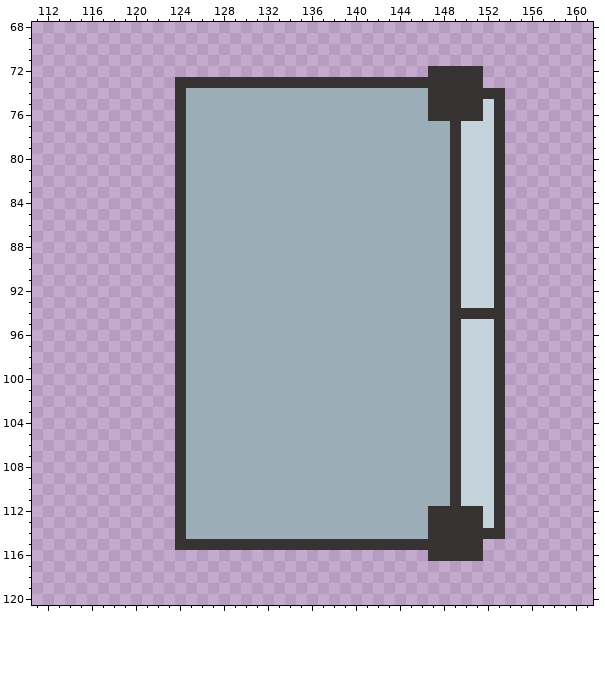
Edited in one commit: pixel-art file (Assets/Scenes/Fridge 1.ase). Above: the version before the commit.
280x200 pixels, 1 frame. Shown: x 111..161, y 68..120. The old version is drawn lined up with the new one.
Now the later version:
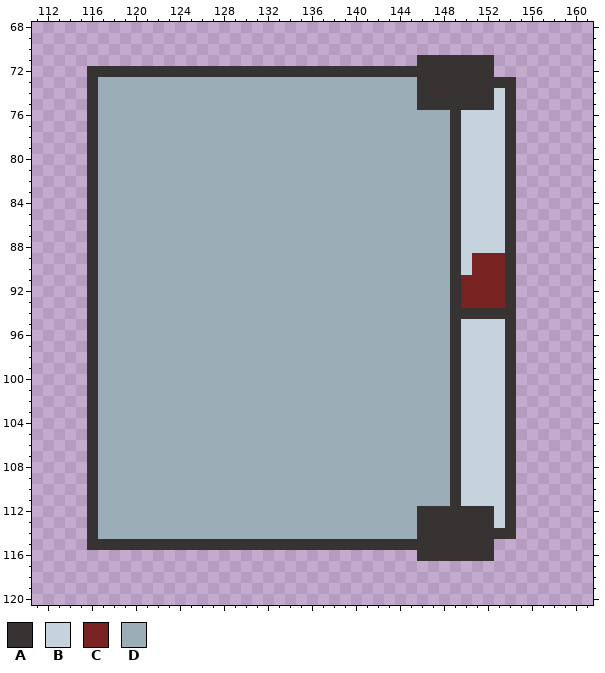
Palette (. is transparent): A #373333  B #c5d3dc  C #782222  D #9badb7
Edits made:
whole drawing moved by +48,+25 (the old picture is shown already moved)
@@ x 111..161 @@
  70 ...................................................
- 71 ...................................................
- 72 ....................................AAAAA..........
- 73 .............AAAAAAAAAAAAAAAAAAAAAAAAAAAA..........
- 74 .............ADDDDDDDDDDDDDDDDDDDDDDAAAAAAA........
- 75 .............ADDDDDDDDDDDDDDDDDDDDDDAAAAABA........
- 76 .............ADDDDDDDDDDDDDDDDDDDDDDAAAAABA........
- 77 .............ADDDDDDDDDDDDDDDDDDDDDDDDABBBA........
- 78 .............ADDDDDDDDDDDDDDDDDDDDDDDDABBBA........
- 79 .............ADDDDDDDDDDDDDDDDDDDDDDDDABBBA........
- 80 .............ADDDDDDDDDDDDDDDDDDDDDDDDABBBA........
- 81 .............ADDDDDDDDDDDDDDDDDDDDDDDDABBBA........
- 82 .............ADDDDDDDDDDDDDDDDDDDDDDDDABBBA........
- 83 .............ADDDDDDDDDDDDDDDDDDDDDDDDABBBA........
- 84 .............ADDDDDDDDDDDDDDDDDDDDDDDDABBBA........
- 85 .............ADDDDDDDDDDDDDDDDDDDDDDDDABBBA........
- 86 .............ADDDDDDDDDDDDDDDDDDDDDDDDABBBA........
- 87 .............ADDDDDDDDDDDDDDDDDDDDDDDDABBBA........
- 88 .............ADDDDDDDDDDDDDDDDDDDDDDDDABBBA........
- 89 .............ADDDDDDDDDDDDDDDDDDDDDDDDABBBA........
- 90 .............ADDDDDDDDDDDDDDDDDDDDDDDDABBBA........
- 91 .............ADDDDDDDDDDDDDDDDDDDDDDDDABBBA........
- 92 .............ADDDDDDDDDDDDDDDDDDDDDDDDABBBA........
- 93 .............ADDDDDDDDDDDDDDDDDDDDDDDDABBBA........
- 94 .............ADDDDDDDDDDDDDDDDDDDDDDDDAAAAA........
- 95 .............ADDDDDDDDDDDDDDDDDDDDDDDDABBBA........
- 96 .............ADDDDDDDDDDDDDDDDDDDDDDDDABBBA........
- 97 .............ADDDDDDDDDDDDDDDDDDDDDDDDABBBA........
- 98 .............ADDDDDDDDDDDDDDDDDDDDDDDDABBBA........
- 99 .............ADDDDDDDDDDDDDDDDDDDDDDDDABBBA........
-100 .............ADDDDDDDDDDDDDDDDDDDDDDDDABBBA........
-101 .............ADDDDDDDDDDDDDDDDDDDDDDDDABBBA........
-102 .............ADDDDDDDDDDDDDDDDDDDDDDDDABBBA........
-103 .............ADDDDDDDDDDDDDDDDDDDDDDDDABBBA........
-104 .............ADDDDDDDDDDDDDDDDDDDDDDDDABBBA........
-105 .............ADDDDDDDDDDDDDDDDDDDDDDDDABBBA........
-106 .............ADDDDDDDDDDDDDDDDDDDDDDDDABBBA........
-107 .............ADDDDDDDDDDDDDDDDDDDDDDDDABBBA........
-108 .............ADDDDDDDDDDDDDDDDDDDDDDDDABBBA........
-109 .............ADDDDDDDDDDDDDDDDDDDDDDDDABBBA........
-110 .............ADDDDDDDDDDDDDDDDDDDDDDDDABBBA........
-111 .............ADDDDDDDDDDDDDDDDDDDDDDDDABBBA........
-112 .............ADDDDDDDDDDDDDDDDDDDDDDAAAAABA........
-113 .............ADDDDDDDDDDDDDDDDDDDDDDAAAAABA........
-114 .............ADDDDDDDDDDDDDDDDDDDDDDAAAAAAA........
-115 .............AAAAAAAAAAAAAAAAAAAAAAAAAAAA..........
-116 ....................................AAAAA..........
+ 71 ...................................AAAAAAA.........
+ 72 .....AAAAAAAAAAAAAAAAAAAAAAAAAAAAAAAAAAAAA.........
+ 73 .....ADDDDDDDDDDDDDDDDDDDDDDDDDDDDDAAAAAAAAA.......
+ 74 .....ADDDDDDDDDDDDDDDDDDDDDDDDDDDDDAAAAAAABA.......
+ 75 .....ADDDDDDDDDDDDDDDDDDDDDDDDDDDDDAAAAAAABA.......
+ 76 .....ADDDDDDDDDDDDDDDDDDDDDDDDDDDDDDDDABBBBA.......
+ 77 .....ADDDDDDDDDDDDDDDDDDDDDDDDDDDDDDDDABBBBA.......
+ 78 .....ADDDDDDDDDDDDDDDDDDDDDDDDDDDDDDDDABBBBA.......
+ 79 .....ADDDDDDDDDDDDDDDDDDDDDDDDDDDDDDDDABBBBA.......
+ 80 .....ADDDDDDDDDDDDDDDDDDDDDDDDDDDDDDDDABBBBA.......
+ 81 .....ADDDDDDDDDDDDDDDDDDDDDDDDDDDDDDDDABBBBA.......
+ 82 .....ADDDDDDDDDDDDDDDDDDDDDDDDDDDDDDDDABBBBA.......
+ 83 .....ADDDDDDDDDDDDDDDDDDDDDDDDDDDDDDDDABBBBA.......
+ 84 .....ADDDDDDDDDDDDDDDDDDDDDDDDDDDDDDDDABBBBA.......
+ 85 .....ADDDDDDDDDDDDDDDDDDDDDDDDDDDDDDDDABBBBA.......
+ 86 .....ADDDDDDDDDDDDDDDDDDDDDDDDDDDDDDDDABBBBA.......
+ 87 .....ADDDDDDDDDDDDDDDDDDDDDDDDDDDDDDDDABBBBA.......
+ 88 .....ADDDDDDDDDDDDDDDDDDDDDDDDDDDDDDDDABBBBA.......
+ 89 .....ADDDDDDDDDDDDDDDDDDDDDDDDDDDDDDDDABCCCA.......
+ 90 .....ADDDDDDDDDDDDDDDDDDDDDDDDDDDDDDDDABCCCA.......
+ 91 .....ADDDDDDDDDDDDDDDDDDDDDDDDDDDDDDDDACCCCA.......
+ 92 .....ADDDDDDDDDDDDDDDDDDDDDDDDDDDDDDDDACCCCA.......
+ 93 .....ADDDDDDDDDDDDDDDDDDDDDDDDDDDDDDDDACCCCA.......
+ 94 .....ADDDDDDDDDDDDDDDDDDDDDDDDDDDDDDDDAAAAAA.......
+ 95 .....ADDDDDDDDDDDDDDDDDDDDDDDDDDDDDDDDABBBBA.......
+ 96 .....ADDDDDDDDDDDDDDDDDDDDDDDDDDDDDDDDABBBBA.......
+ 97 .....ADDDDDDDDDDDDDDDDDDDDDDDDDDDDDDDDABBBBA.......
+ 98 .....ADDDDDDDDDDDDDDDDDDDDDDDDDDDDDDDDABBBBA.......
+ 99 .....ADDDDDDDDDDDDDDDDDDDDDDDDDDDDDDDDABBBBA.......
+100 .....ADDDDDDDDDDDDDDDDDDDDDDDDDDDDDDDDABBBBA.......
+101 .....ADDDDDDDDDDDDDDDDDDDDDDDDDDDDDDDDABBBBA.......
+102 .....ADDDDDDDDDDDDDDDDDDDDDDDDDDDDDDDDABBBBA.......
+103 .....ADDDDDDDDDDDDDDDDDDDDDDDDDDDDDDDDABBBBA.......
+104 .....ADDDDDDDDDDDDDDDDDDDDDDDDDDDDDDDDABBBBA.......
+105 .....ADDDDDDDDDDDDDDDDDDDDDDDDDDDDDDDDABBBBA.......
+106 .....ADDDDDDDDDDDDDDDDDDDDDDDDDDDDDDDDABBBBA.......
+107 .....ADDDDDDDDDDDDDDDDDDDDDDDDDDDDDDDDABBBBA.......
+108 .....ADDDDDDDDDDDDDDDDDDDDDDDDDDDDDDDDABBBBA.......
+109 .....ADDDDDDDDDDDDDDDDDDDDDDDDDDDDDDDDABBBBA.......
+110 .....ADDDDDDDDDDDDDDDDDDDDDDDDDDDDDDDDABBBBA.......
+111 .....ADDDDDDDDDDDDDDDDDDDDDDDDDDDDDDDDABBBBA.......
+112 .....ADDDDDDDDDDDDDDDDDDDDDDDDDDDDDAAAAAAABA.......
+113 .....ADDDDDDDDDDDDDDDDDDDDDDDDDDDDDAAAAAAABA.......
+114 .....ADDDDDDDDDDDDDDDDDDDDDDDDDDDDDAAAAAAAAA.......
+115 .....AAAAAAAAAAAAAAAAAAAAAAAAAAAAAAAAAAAAA.........
+116 ...................................AAAAAAA.........
 117 ...................................................
Where, in picture pixels (left, top, right, bottom), the same in both pictures:
changed: (87, 55, 516, 561)
